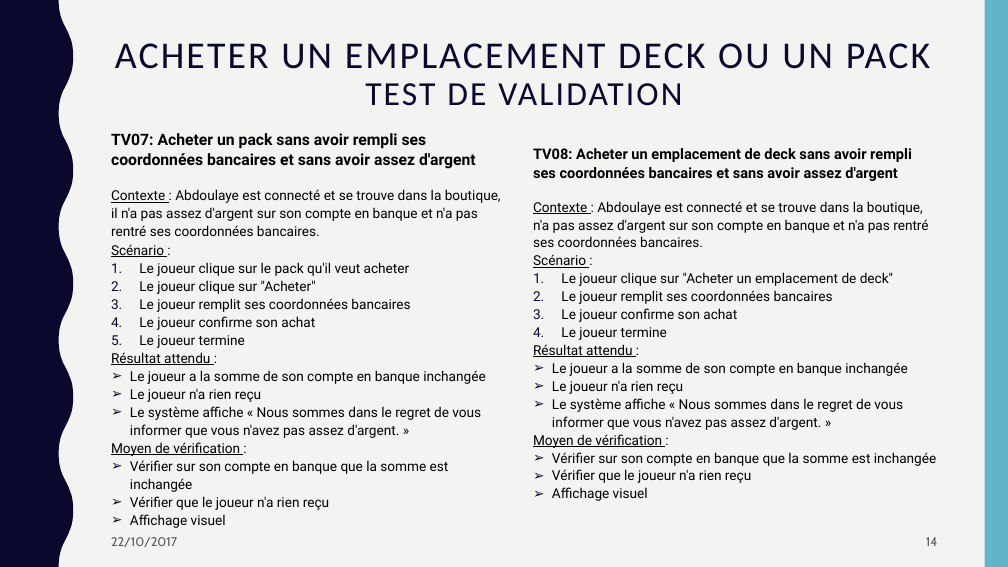
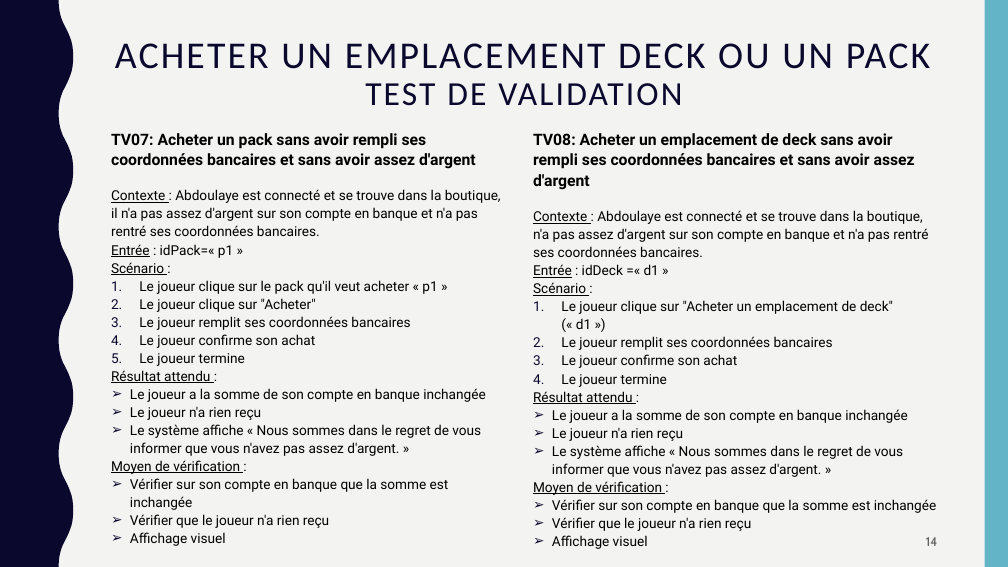
Before and after one commit to AlexiaBourmaud/StoneHearth, a slide deck: slide 14 of presentation/présentation2.pptx. Drawn at 1008x567 pixels with LibreOffice and Linux fonts; fonts in the diff are those of the drawing. Boxes give left, top, right and bottom in pixels: in the first picture for what was removed or moved away, otherwise in the second. Text is boxed around its words. In the diff, an @@ line names an element or a change of style, - is before the commit and + after.

```diff
--- a/presentation/présentation2.pptx
+++ b/presentation/présentation2.pptx
@@ text "TV08: Acheter un emplacement de ...": place and size @@
-text "TV08: Acheter un emplacement de ..." at (533, 148, 936, 501)
+text "TV08: Acheter un emplacement de ..." at (533, 133, 936, 549)
@@ text at (533, 133, 936, 549): size 13.9 to 15 pt in "TV08: Acheter un emplacement de deck sans ..."; size 12.9 to 13 pt in "Contexte : Abdoulaye est connecté et se ...", "Scénario :", "Le joueur remplit ses coordonnées bancaires", "Le joueur confirme son achat" and 9 more places @@
@@ text at (111, 244, 233, 258): paragraph added @@
+Entrée : idPack=« p1 »
@@ text at (533, 264, 659, 278): paragraph added @@
+Entrée : idDeck =« d1 »
@@ text at (139, 280, 437, 294): text changed @@
-1. Le joueur clique sur le pack qu'il veut acheter
+1. Le joueur clique sur le pack qu'il veut acheter « p1 »
@@ text at (561, 300, 893, 329): text changed; size 12.9 to 13 pt @@
-1. Le joueur clique sur "Acheter un emplacement de deck"
+1. Le joueur clique sur "Acheter un emplacement de deck" (« d1 »)
@@ text removed at (111, 537, 177, 547) @@
-22/10/2017
```
Also in this commit, not shown: 18 other slides changed.
